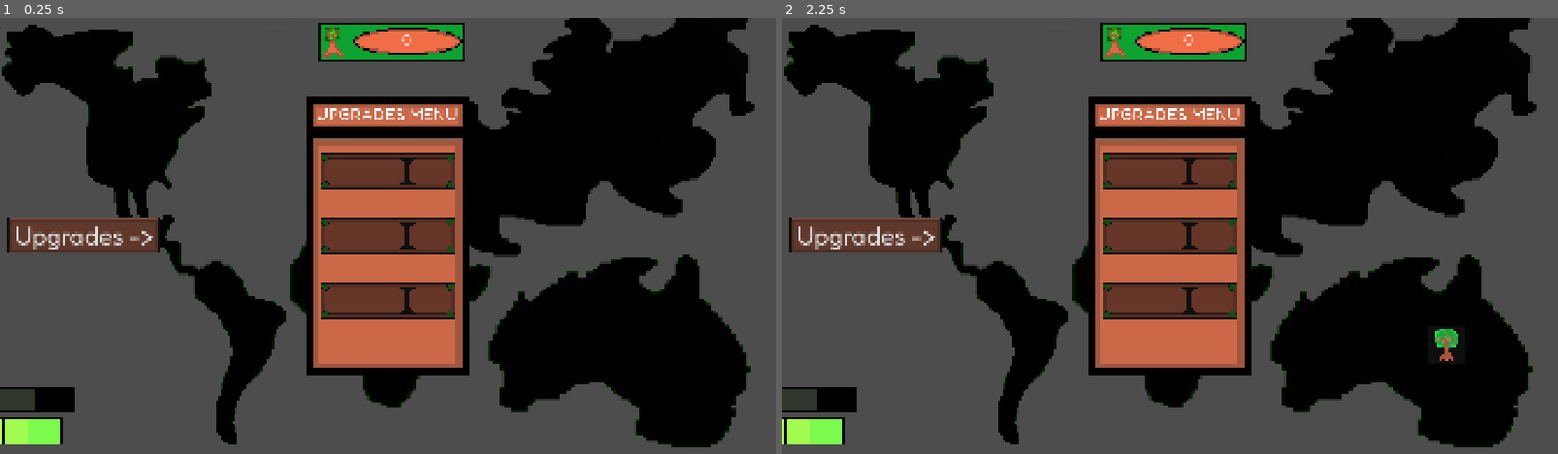
Above: before the commit, frames 1-2 (left to right).
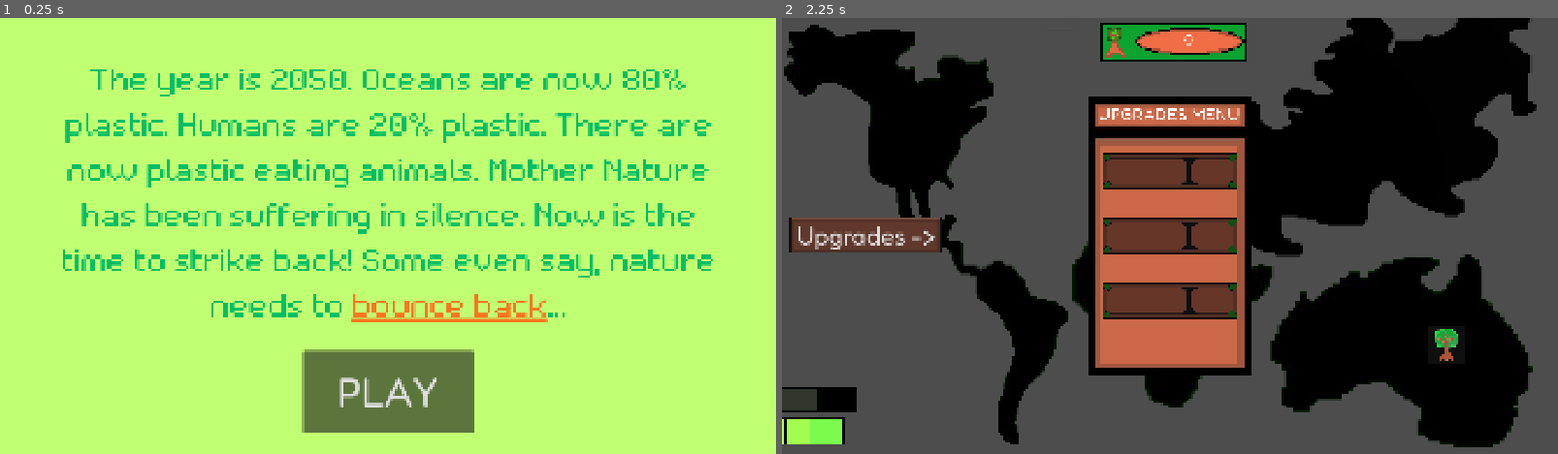
Above: after the commit, the same moments.

Repository: razsgriz/NatureStrikesBack
Game: Godot game, scene res://main.tscn
The game is run twice, just before and just after one commit, with the same random seed, the same clock (stepped at 60 frames per second) and the same inputs.
Inputs (mouse positions are in pixels of both pictures, inside the frame that each line leads up to):
- Up to frame 1 (0.25 s): no input
- Up to frame 2 (2.25 s): click (867, 236) at 0.5 s, where only the run before the commit has a clickable "Upgrades ->"; click (1170, 170) at 1.27 s; click (1170, 392) at 2 s, where only the run after the commit has a clickable "PLAY"

The runs differ from the first frame. In frame 1, 100% of the frame differs, in the area x 0-100%, y 0-100%; in frame 2, nothing differs.

Commit message:
Added working main menu

Diff:
--- a/main.tscn
+++ b/main.tscn
@@ -1,6 +1,7 @@
 [gd_scene format=3 uid="uid://ba0r8jpc6yccp"]
 
 [ext_resource type="Script" uid="uid://b0ydofrg06h52" path="res://main.gd" id="1_0xm2m"]
+[ext_resource type="Script" uid="uid://34ktw8jx38wa" path="res://main_camera.gd" id="2_efxa6"]
 [ext_resource type="Texture2D" uid="uid://ciq7af7qh2baf" path="res://assets/eurasia.png" id="4_7mycd"]
 [ext_resource type="Texture2D" uid="uid://jjm0b7ydnkpl" path="res://assets/Australia.png" id="5_7mycd"]
 [ext_resource type="Texture2D" uid="uid://ddfuwhieexy3s" path="res://assets/nort america.png" id="5_272bh"]
@@ -10,6 +11,7 @@
 [ext_resource type="Texture2D" uid="uid://4qwq20ve8gsd" path="res://assets/green_bar.png" id="8_5vw27"]
 [ext_resource type="Script" uid="uid://b3efnvq0boowl" path="res://green_bar.gd" id="9_4c57u"]
 [ext_resource type="Texture2D" uid="uid://bf57wpao4gde5" path="res://assets/human_bar.jpeg" id="9_kek77"]
+[ext_resource type="Texture2D" uid="uid://hsqopk25xr8e" path="res://assets/startmenu.png" id="12_dg77c"]
 
 [sub_resource type="GDScript" id="GDScript_0xm2m"]
 script/source = "extends Timer
@@ -45,7 +47,8 @@
 autostart = true
 script = SubResource("GDScript_0xm2m")
 
-[node name="Camera2D" type="Camera2D" parent="." unique_id=1432403375]
+[node name="MainCamera" type="Camera2D" parent="." unique_id=1432403375]
+script = ExtResource("2_efxa6")
 
 [node name="EventGenerator" type="Timer" parent="." unique_id=1484701567]
 autostart = true
@@ -88,5 +91,18 @@
 scale = Vector2(0.2, 0.2)
 texture = ExtResource("9_kek77")
 
+[node name="prologue" type="Sprite2D" parent="." unique_id=964265122]
+position = Vector2(0, 5000)
+texture = ExtResource("12_dg77c")
+
+[node name="play" type="Button" parent="prologue" unique_id=647303886]
+offset_left = -210.0
+offset_top = 284.0
+offset_right = 211.0
+offset_bottom = 489.0
+theme_override_font_sizes/font_size = 100
+text = "PLAY"
+
 [connection signal="timeout" from="TreeSpawner" to="." method="_on_tree_spawner_timeout"]
 [connection signal="timeout" from="EventGenerator" to="." method="_on_event_generator_timeout"]
+[connection signal="pressed" from="prologue/play" to="MainCamera" method="_on_play_pressed"]
--- /dev/null
+++ b/main_camera.gd
@@ -0,0 +1,15 @@
+extends Camera2D
+
+
+# Called when the node enters the scene tree for the first time.
+func _ready() -> void:
+	position = Vector2(0, 5000)
+
+
+# Called every frame. 'delta' is the elapsed time since the previous frame.
+func _process(delta: float) -> void:
+	pass
+
+func _on_play_pressed() -> void:
+	print("thingy")
+	position = Vector2(0, 0)
--- a/player_data.gd
+++ b/player_data.gd
@@ -1,5 +1,4 @@
 extends Node2D
-
 
 var treeIncome = 0
 var greenness = 0
Not shown, changed: assets/audio/MeanGreen.wav.import
Renamed: assets/start menu.png -> assets/startmenu.png
Not shown, added: assets/startmenu.png.import
Not shown, added: main_camera.gd.uid
